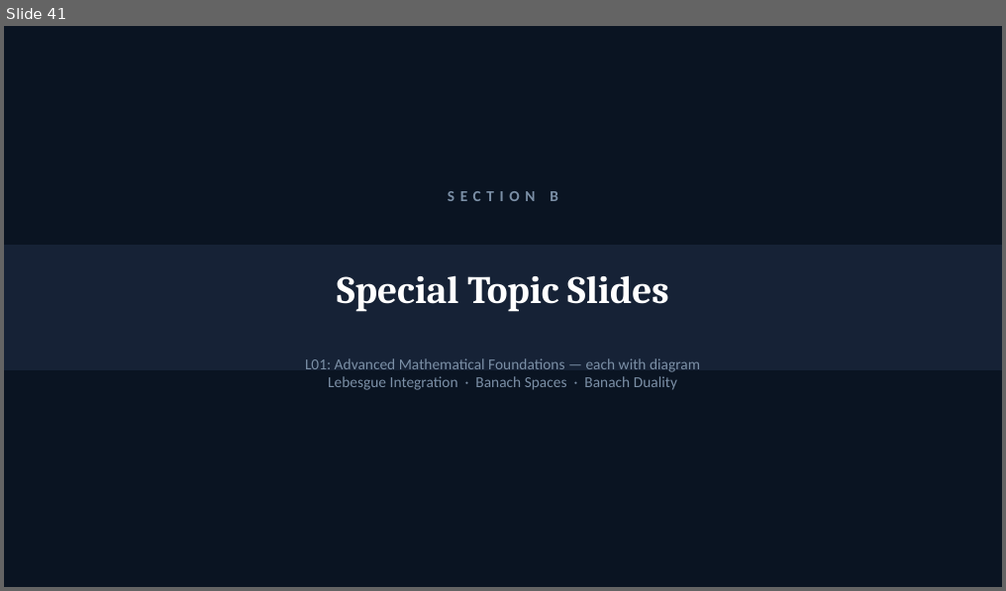
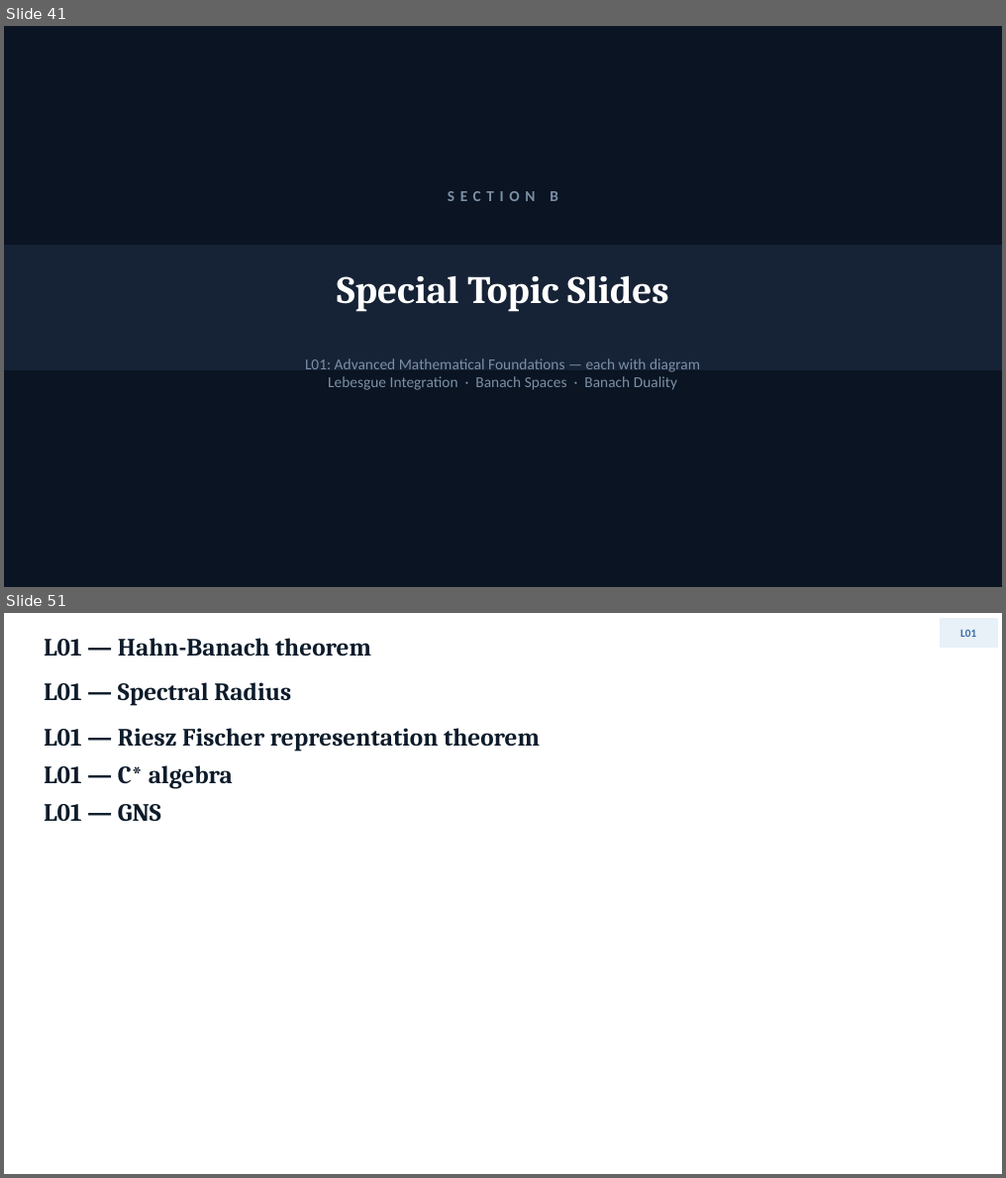
Before and after one commit to flyredeagle/talks, a slide deck: QuantumMechanics/Operators/generated/ModuleI1_L01_extended.pptx. Shown one above the other, each under a label of ours: slide 41 before the commit, slides 41 and 51 after it; the slides between them are not shown. The pictures are 1006x591 and 1006x1178 pixels, drawn with LibreOffice and Linux fonts; fonts in the diff are those of the drawing. Boxes give left, top, right and bottom in pixels: in the first picture for what was removed or moved away, otherwise in the second. Text is boxed around its words. In the diff, an @@ line names an element or a change of style, - is before the commit and + after.

Commit message:
ppt 2 may

```diff
--- a/QuantumMechanics/Operators/generated/ModuleI1_L01_extended.pptx
+++ b/QuantumMechanics/Operators/generated/ModuleI1_L01_extended.pptx
@@ slide 51 added at (4, 613, 1002, 1174), background #FFFFFF @@
@@ text added at (44, 638, 371, 656), 18 pt, text #0D1B2A, bold @@
+L01 — Hahn-Banach theorem
@@ rectangle added at (941, 619, 997, 647), fill #E8F0F8, outline #E8F0F8 1 pt @@
@@ text added at (960, 629, 976, 637), 8 pt, text #3A6EA5, bold @@
+L01
@@ text added at (44, 682, 291, 706), 18 pt, text #0D1B2A, bold @@
+L01 — Spectral Radius
@@ text added at (44, 728, 540, 752), 18 pt, text #0D1B2A, bold @@
+L01 — Riesz Fischer representation theorem
@@ text added at (44, 765, 233, 789), 18 pt, text #0D1B2A, bold @@
+L01 — C* algebra
@@ text added at (44, 804, 161, 822), 18 pt, text #0D1B2A, bold @@
+L01 — GNS
```
Also in this commit, not shown: 13 slides changed, 6 other slides added.
